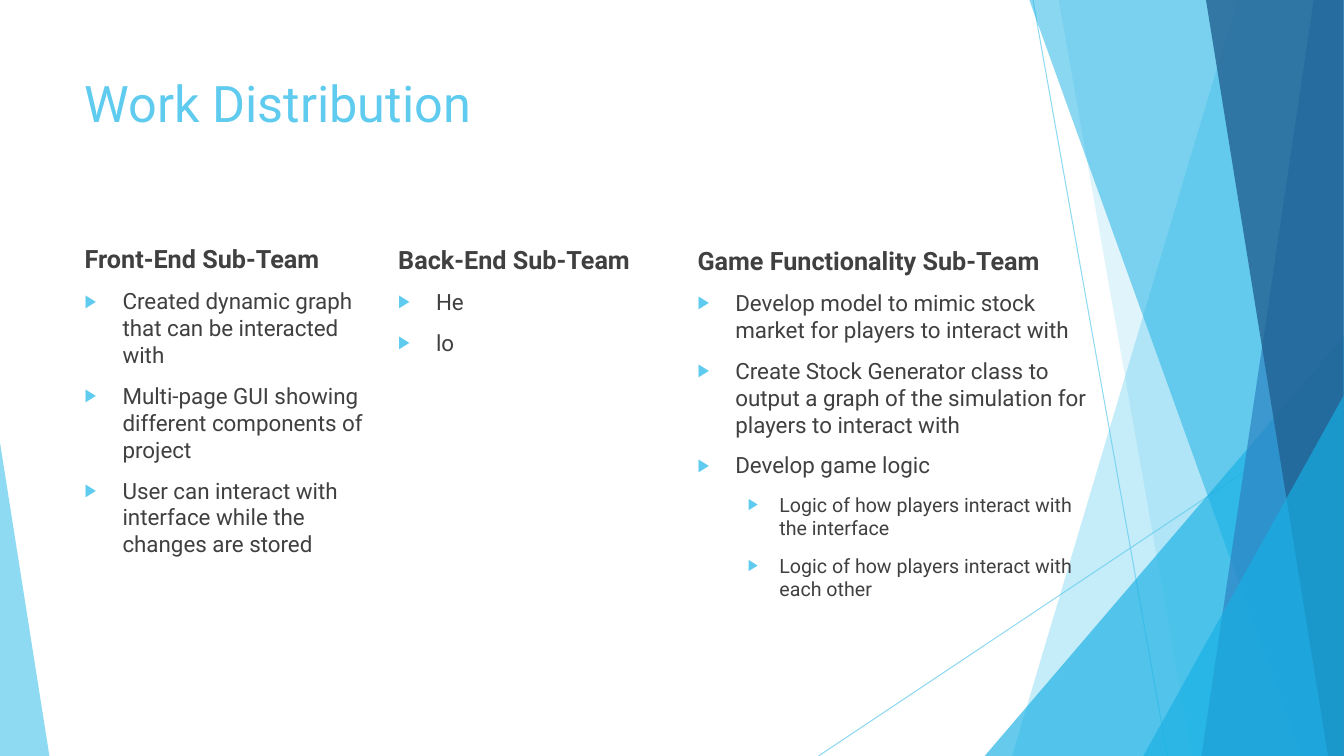
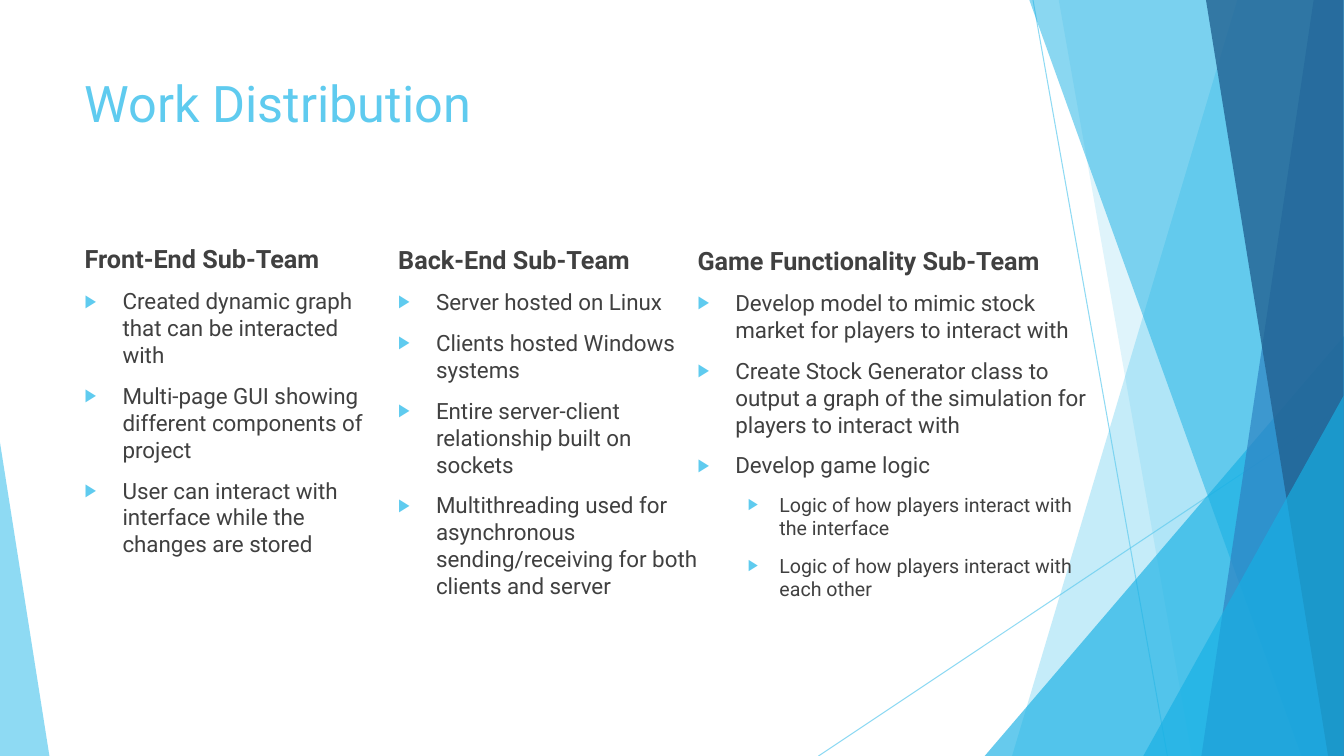
Before and after one commit to fazeelabbasi/CRASH, a slide deck: slide 5 of docs/CMPE 320 Final Group Presentation.pptx. Drawn at 1344x756 pixels with LibreOffice and Linux fonts; fonts in the diff are those of the drawing. Boxes give left, top, right and bottom in pixels: in the first picture for what was removed or moved away, otherwise in the second. Text is boxed around its words. In the diff, an @@ line names an element or a change of style, - is before the commit and + after.

Commit message:
presentation slides

```diff
--- a/docs/CMPE 320 Final Group Presentation.pptx
+++ b/docs/CMPE 320 Final Group Presentation.pptx
@@ text at <box>436,293,697,594</box>: text changed @@
-▶ He
-▶ lo
+▶ Server hosted on Linux
+▶ Clients hosted Windows systems
+▶ Entire server-client relationship built on sockets
+▶ Multithreading used for asynchronous sending/receiving for both clients and server
```
